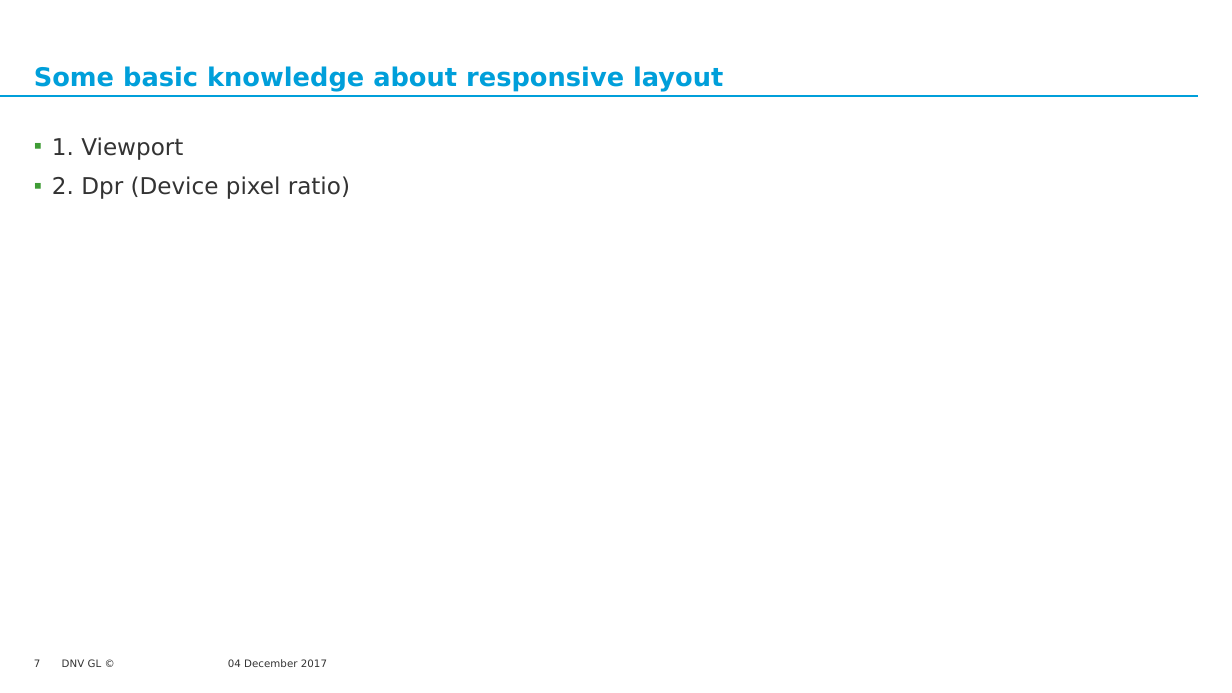
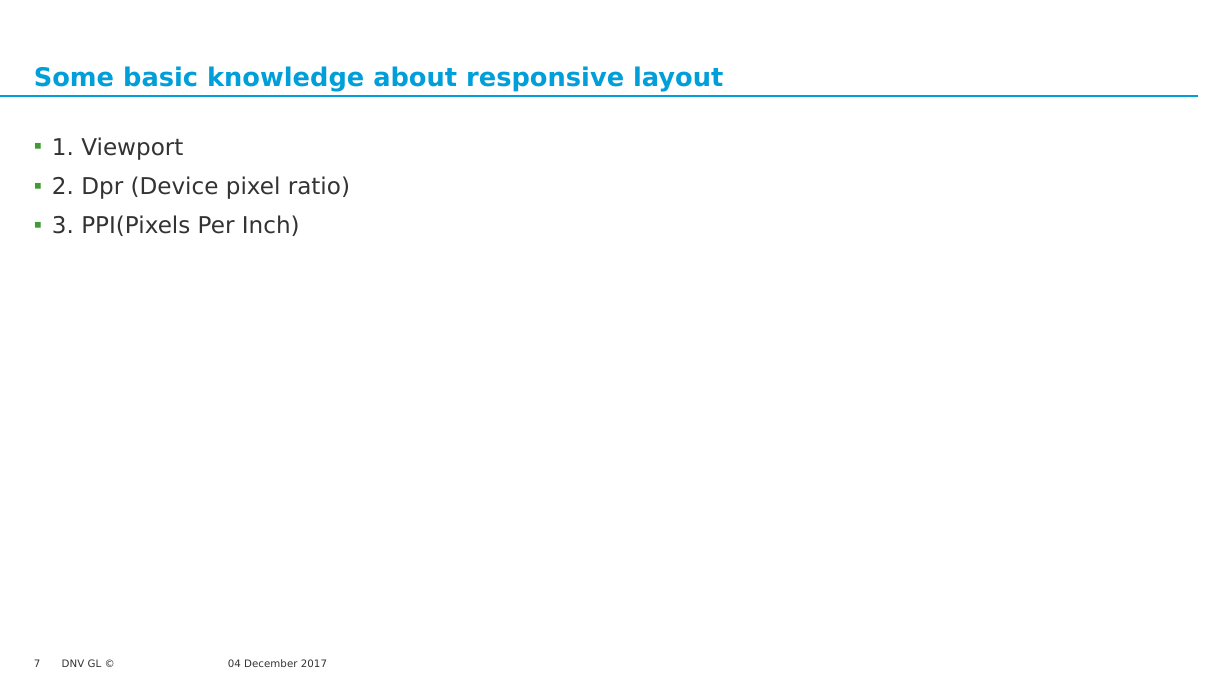
Before and after one commit to wuzinong/Html-Css, a slide deck: slide 7 of knowledgeSharing/TODO/Responsive Layout/Responsive Layout2.pptx. Drawn at 1232x693 pixels with LibreOffice and Linux fonts; fonts in the diff are those of the drawing; background and template pictures are left out. Boxes give left, top, right and bottom in pixels: in the first picture for what was removed or moved away, otherwise in the second. Text is boxed around its words. In the diff, an @@ line names an element or a change of style, - is before the commit and + after.

```diff
--- a/knowledgeSharing/TODO/Responsive Layout/Responsive Layout2.pptx
+++ b/knowledgeSharing/TODO/Responsive Layout/Responsive Layout2.pptx
@@ text at (x1=52, y1=215, x2=300, y2=236): paragraph added @@
+▪ 3. PPI(Pixels Per Inch)
```
Also in this commit, not shown: 1 other slide changed, 2 slides added, 2 other files.
